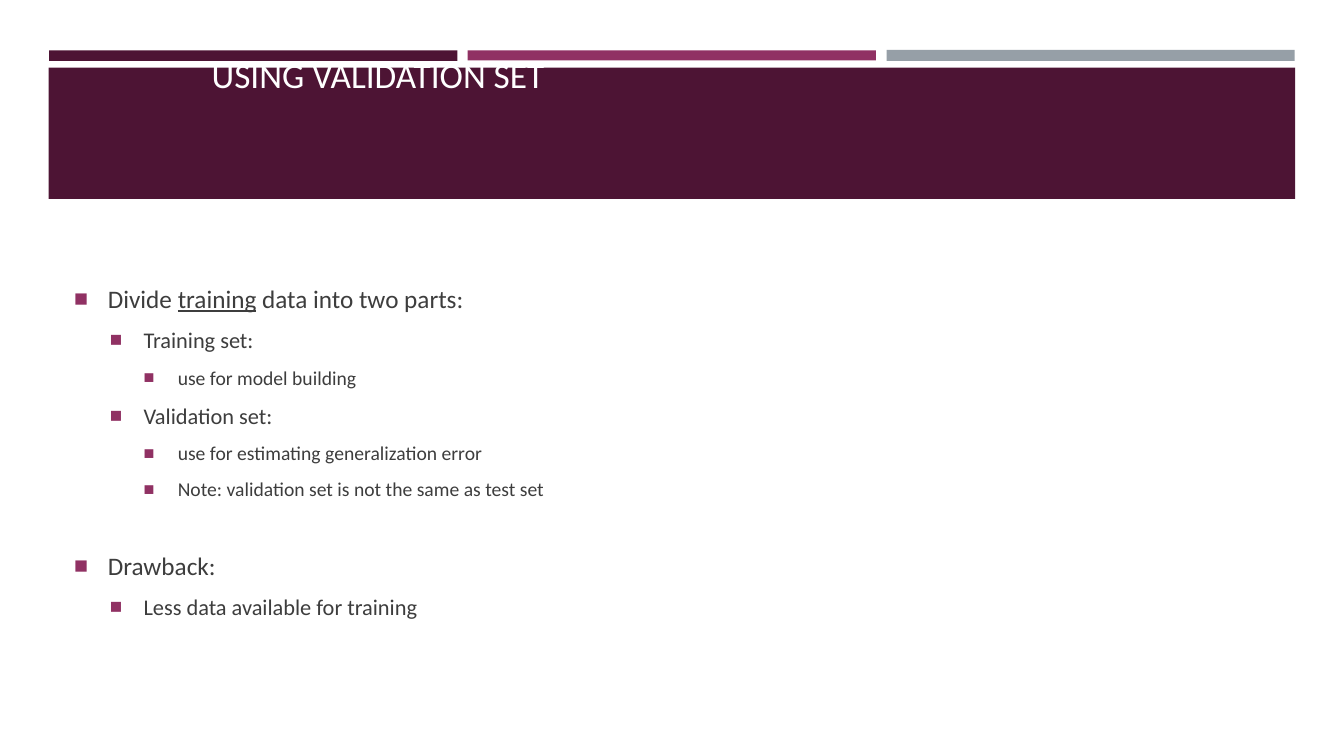
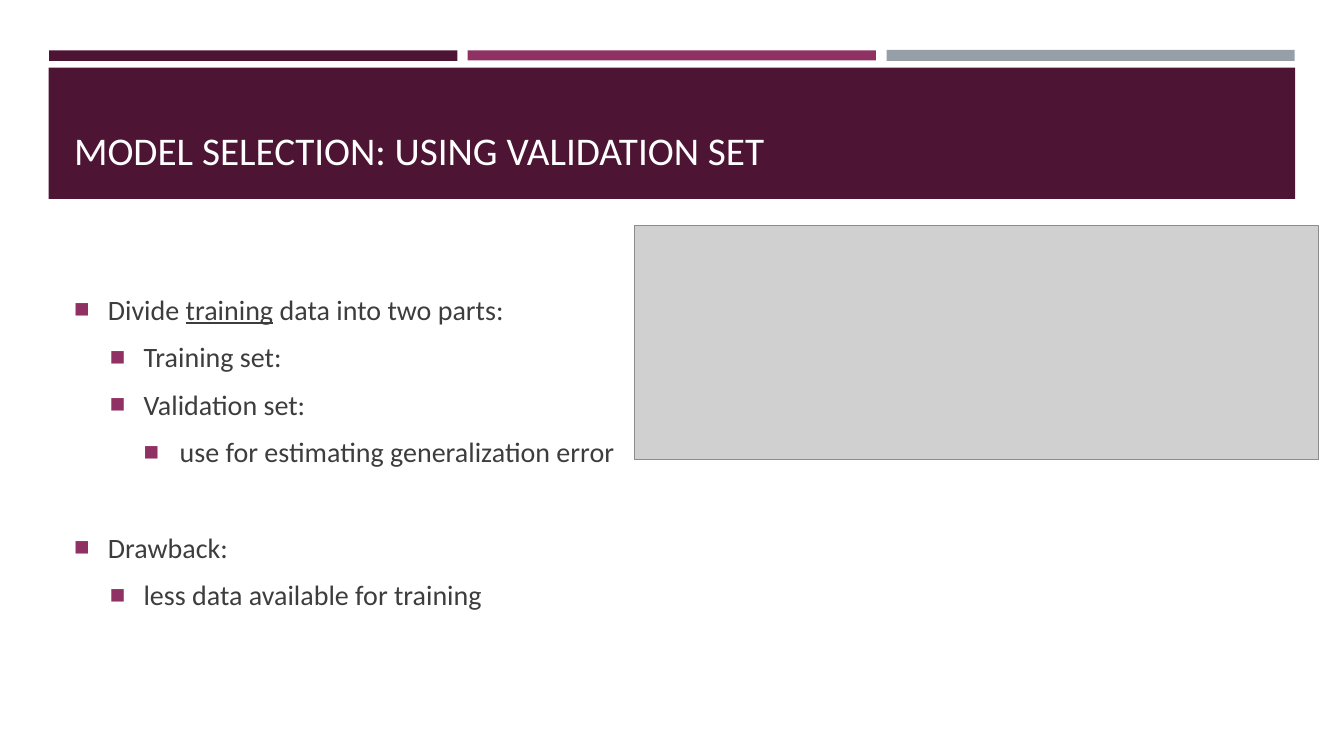
Before and after one commit to BeiyuLinCS/beiyulin.github.io, a slide deck: slide 3 of teach/fall_21/slides/ds_12.pptx. Drawn at 1344x756 pixels with LibreOffice and Linux fonts; fonts in the diff are those of the drawing; grey boxes stand for pictures. Boxes give left, top, right and bottom in pixels: in the first picture for what was removed or moved away, otherwise in the second. Text is boxed around its words. In the diff, an @@ line names an element or a change of style, - is before the commit and + after.

```diff
--- a/teach/fall_21/slides/ds_12.pptx
+++ b/teach/fall_21/slides/ds_12.pptx
@@ title "MODEL SELECTION: USING VALIDATION SET": place and size @@
-title "MODEL SELECTION: USING VALIDATION SET" at <box>212,50,545,89</box>
+title "MODEL SELECTION: USING VALIDATION SET" at <box>74,139,764,166</box>
@@ title "MODEL SELECTION: USING VALIDATION SET" at <box>74,139,764,166</box>: size 18 to 28 pt in "MODEL SELECTION:"; size 25.2 to 28 pt in "USING VALIDATION SET" @@
@@ picture added at <box>635,226,1320,460</box> @@
@@ text at <box>108,300,614,558</box>: size 18 to 20 pt in "Divide training data into two parts:", "Drawback:"; size 16 to 20 pt in "Training set:", "Validation set:"; size 14 to 20 pt in "use for estimating generalization error"; more space between paragraphs @@
@@ text at <box>178,371,356,389</box>: paragraph removed @@
-    ■ use for model building
@@ text at <box>178,482,544,496</box>: paragraph removed @@
-    ■ Note: validation set is not the same as test set
@@ text at <box>144,585,481,610</box>: text changed; size 16 to 20 pt @@
-  ■ Less data available for training
+  ■ less data available for training
```
Also in this commit, not shown: 12 other slides changed, 1 slide added, 8 other files.
